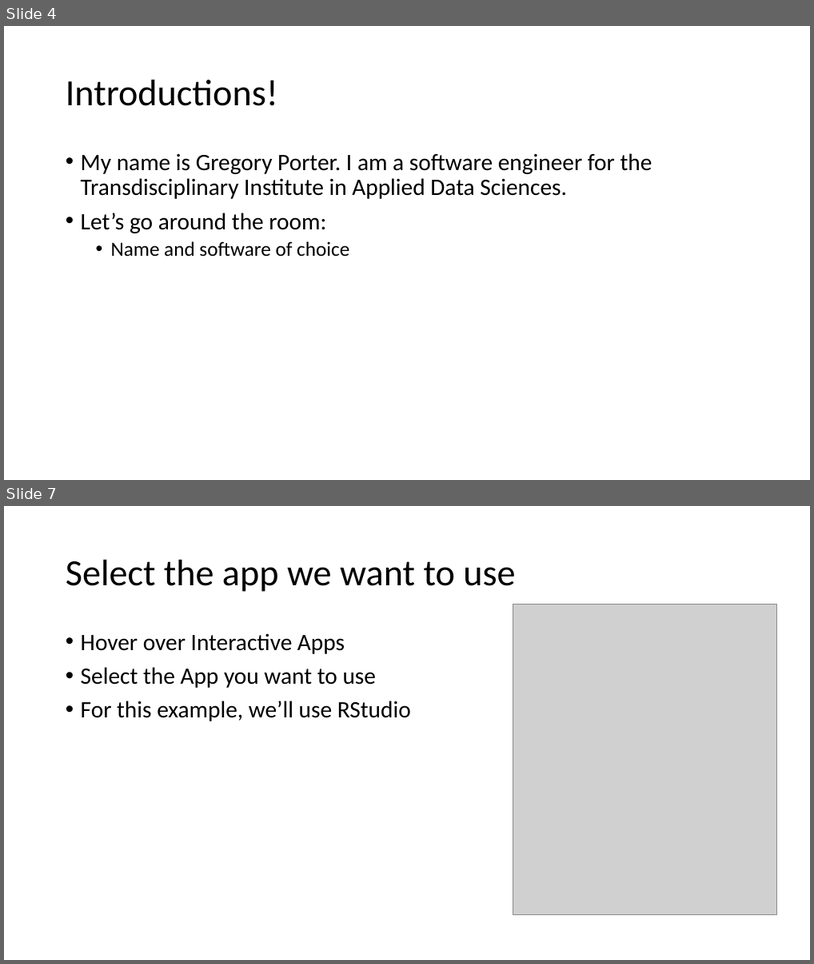
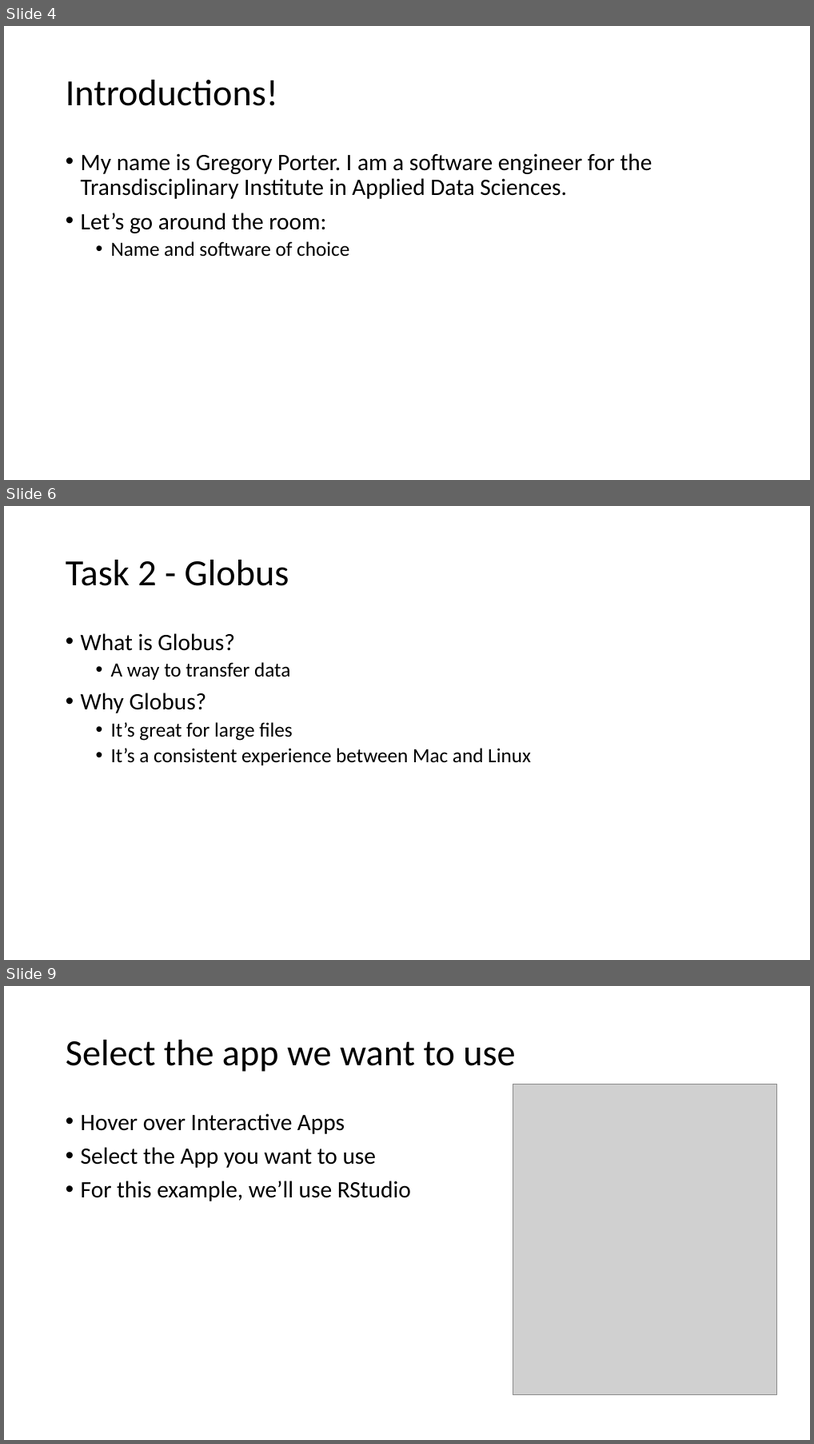
Before and after one commit to GregePorter/RIS-quickstart, a slide deck: slides/single-day-ris-workshop.pptx. Shown one above the other, each under a label of ours: slides 4 and 7 before the commit, slides 4, 6 and 9 after it; the slides between them are not shown. The pictures are 814x964 and 814x1444 pixels, drawn with LibreOffice and Linux fonts; fonts in the diff are those of the drawing; grey boxes stand for pictures. Boxes give left, top, right and bottom in pixels: in the first picture for what was removed or moved away, otherwise in the second. Text is boxed around its words. In the diff, an @@ line names an element or a change of style, - is before the commit and + after.

```diff
--- a/slides/single-day-ris-workshop.pptx
+++ b/slides/single-day-ris-workshop.pptx
@@ slide 6 added at (4, 506, 810, 960), background #FFFFFF @@
@@ title added at (66, 560, 290, 586), 44 pt, text #000000 @@
+Task 2 - Globus
@@ text added at (81, 633, 531, 765), 24 pt, text #000000 @@
+• What is Globus?
+  • A way to transfer data
+• Why Globus?
+  • It’s great for large files
+  • It’s a consistent experience between Mac and Linux
@@ what was slide 7 is now slide 9 @@
```
Also in this commit, not shown: 6 slides changed.
